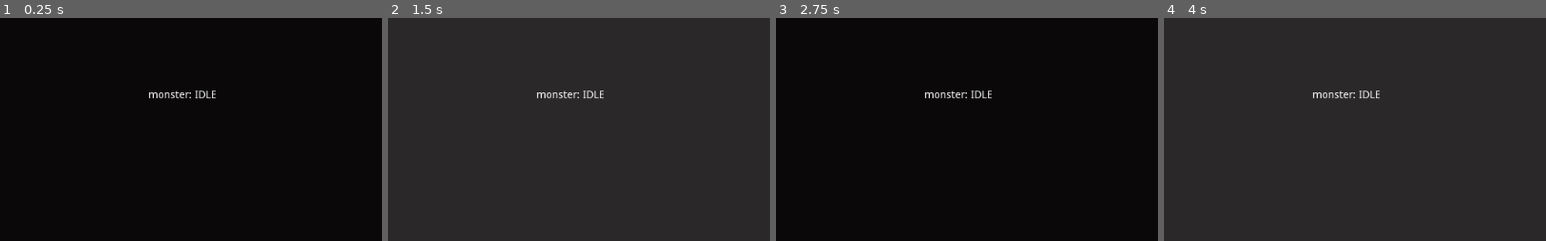
Above: before the commit, frames 1-4 (left to right).
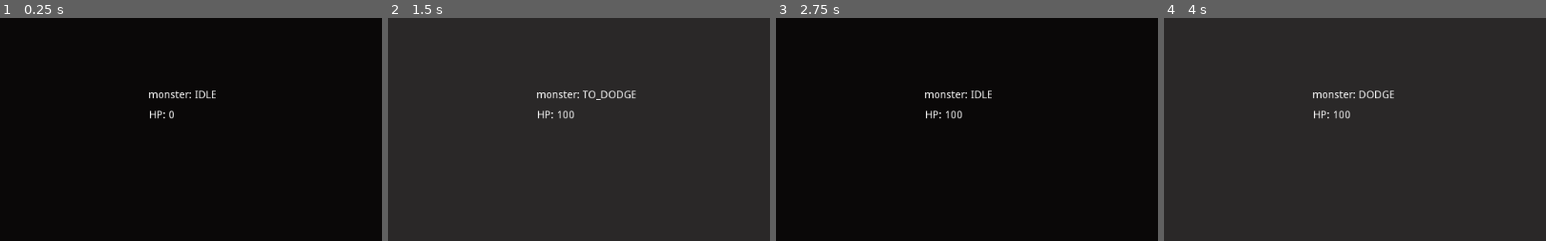
Above: after the commit, the same moments.

Repository: blackmambastudio/mocho
Game: Godot game, scene res://Game.tscn
Same seed, same stepped clock (60 frames per second), same inputs: the game is played once before the commit and once after it.
Inputs (mouse positions are % of the whole screen's width and height, from its top left):
- Up to frame 1 (0.25 s): no input
- Up to frame 2 (1.5 s): tap Enter at 0.5 s; click (50, 50) at 0.67 s; move the mouse to (30, 55) at 1.27 s; click (30, 55) at 1.42 s
- Up to frame 3 (2.75 s): move the mouse to (60, 28) at 2.02 s; click (60, 28) at 2.17 s
- Up to frame 4 (4 s): move the mouse to (45, 70) at 2.77 s; click (45, 70) at 2.92 s; move the mouse to (80, 65) at 3.52 s; click (80, 65) at 3.67 s
The pictures show only the part of the screen within x 50-100%, y 0-50%; the shares and areas given below are measured in that part.

The runs differ from the first frame. In frame 1, 0.1% of the frame differs, in the area x 39-46%, y 41-46%; in frame 2, 0.5%, in the area x 39-65%, y 32-46%; in frame 3, 0.2%; in frame 4, 0.4%.

Commit message:
enemies can dodge

Diff:
--- a/Fighter.gd
+++ b/Fighter.gd
@@ -1,7 +1,7 @@
 extends Control
 
 signal STATUS_UPDATED
-enum STATUS { IDLE, TO_BLOCK, BLOCK, RELEASE, TO_HIT, HIT }
+enum STATUS { IDLE, TO_BLOCK, BLOCK, RELEASE, TO_HIT, HIT, DEAD, STUNNED, TO_DODGE, DODGE }
 var current_status = STATUS.IDLE
 # IDLE - TO-BLOCK - BLOCK - RELEASE - IDLE - TO-HIT - HIT
 #     ttb         tb     tr         ti     tth      th
@@ -19,6 +19,8 @@
 export (float) var time_release = 0.100
 export (float) var time_to_hit = 0.250
 export (float) var time_hit = 0.060
+export (float) var time_stunned = 0.200
+export (float) var time_dodge = 0.100
 
 export (float) var time_blocking = 0.1
 export (float) var hp = 100
@@ -82,6 +84,25 @@
 			print('BLOCKING!!!')
 			if self.block_released and self.time_transition >= self.time_blocking:
 				self.release()
+		STATUS.STUNNED:
+			if self.time_transition >= self.time_stunned:
+				self.time_transition = 0
+				self.set_status(STATUS.IDLE)
+		STATUS.DODGE:
+			if self.time_transition >= self.time_dodge:
+				self.time_transition = 0
+				self.release()
 
 func get_damage(damage):
+	if self.current_status == STATUS.TO_DODGE:
+		self.time_transition = 0
+		set_status(STATUS.DODGE)
+		return
+
 	self.hp -= damage
+	if self.hp <= 0:
+		print('dead!!!')
+		set_status(STATUS.DEAD)
+	else:
+		self.time_transition = 0
+		set_status(STATUS.STUNNED)
--- a/Game.gd
+++ b/Game.gd
@@ -5,6 +5,7 @@
 var STATUS = Fighter.STATUS
 
 func _ready():
+	randomize()
 	connect("gui_input", self, "on_input")
 	$Mocho.connect("STATUS_UPDATED", self, "on_mocho_updated")
 
@@ -27,7 +28,7 @@
 	match status:
 		STATUS.HIT:
 			$Background.color = Color('669966')
-			$Monster.get_damage(10000)
+			$Monster.get_damage(10)
 		STATUS.IDLE:
 			$Background.color = Color('0a0808')
 		STATUS.TO_HIT:
@@ -38,3 +39,5 @@
 			$Background.color = Color('2a2828')
 		STATUS.BLOCK:
 			$Background.color = Color('222249')
+
+	$Monster.set_mocho_status(status)
--- a/Monster.gd
+++ b/Monster.gd
@@ -4,13 +4,22 @@
 
 # to dodge...
 # dodge
+var mocho_status = 0
+var next_check = 0
+var time_next_check = 0.05
 
 func _ready():
 	self.release()
 
+func set_mocho_status(mocho_status):
+	self.mocho_status = mocho_status
+
 func _process(dt):
-	if current_status == STATUS.IDLE:
-		check_mocho()
+	next_check -= dt
+	if next_check <= 0:
+		if current_status == STATUS.IDLE:
+			check_mocho()
+		next_check += time_next_check
 	# if not doing something:
 		# read environment
 		# make decision
@@ -21,5 +30,19 @@
 func check_mocho():
 	# depending on the configuration of this bicho...
 	# prevent - attack
+	match self.mocho_status:
+		STATUS.IDLE:
+			pass
+		STATUS.TO_HIT:
+			var chance = randf()
+			if chance < self.reflexes:
+				self.set_status(STATUS.TO_DODGE)
+			else:
+				time_next_check += chance*0.1
+				print('cant')
 
 	pass
+
+func get_damage(damage):
+	.get_damage(damage)
+	$HP.text = 'HP: ' + str(self.hp)
--- a/Monster.tscn
+++ b/Monster.tscn
@@ -3,6 +3,13 @@
 [ext_resource path="res://Fighter.tscn" type="PackedScene" id=1]
 [ext_resource path="res://Monster.gd" type="Script" id=2]
 
-[node name="Monster" instance=ExtResource( 1 )]
+[node name="Monster" index="0" instance=ExtResource( 1 )]
 script = ExtResource( 2 )
 id = "monster"
+
+[node name="HP" type="Label" parent="." index="1"]
+margin_left = 20.4056
+margin_top = 59.8564
+margin_right = 60.4056
+margin_bottom = 73.8564
+text = "HP: 0"
Binary file added: Assets/defensa.png
Not shown, added: Assets/defensa.png.import
Binary file added: Assets/golpe.png
Not shown, added: Assets/golpe.png.import
Binary file added: Assets/normal.png
Not shown, added: Assets/normal.png.import
